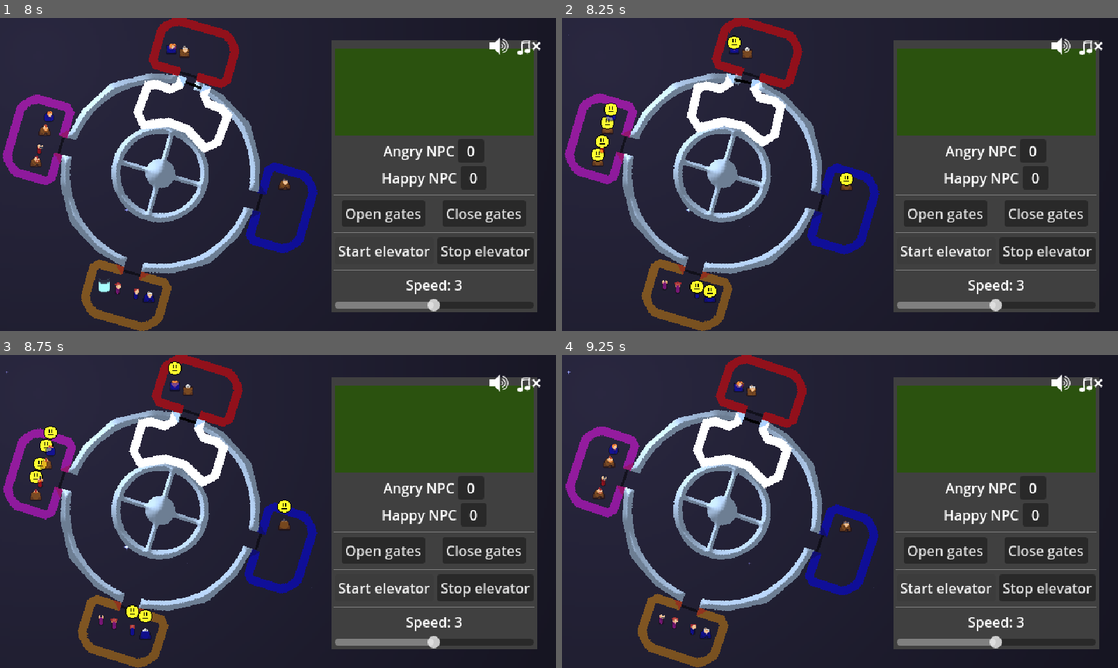
Above: before the commit, frames 1-4 (two rows, left to right).
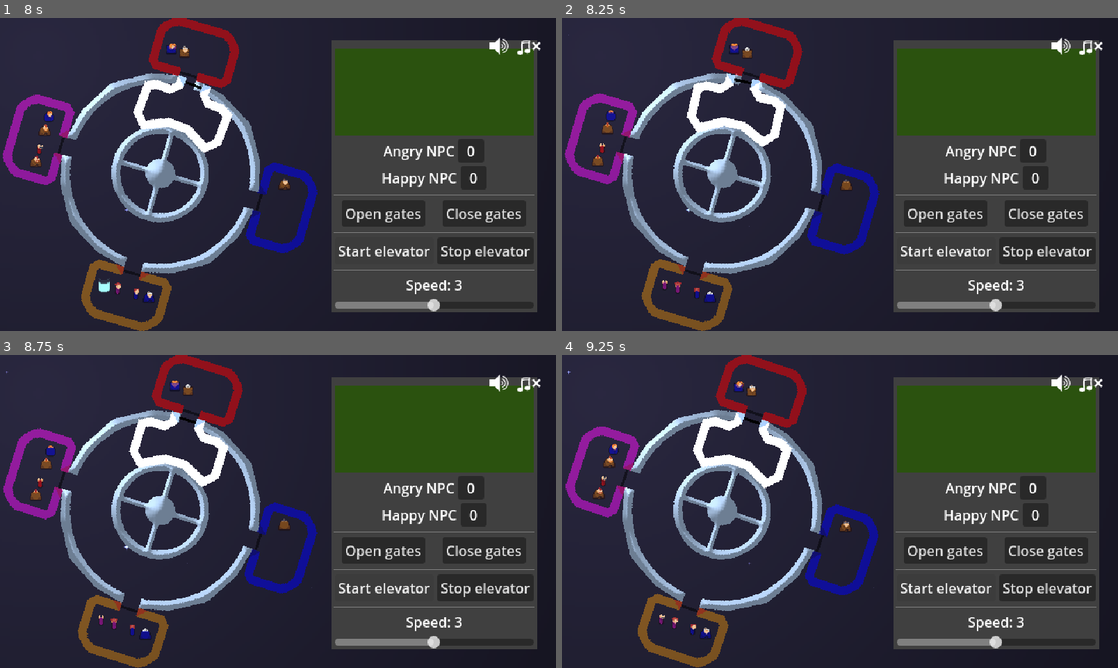
Above: after the commit, the same moments.

Repository: tehelka-gamedev/gmtk-2025
Game: Godot game, scene res://main.tscn
Two runs of this game, one before a commit and one after it. Both use one fixed random seed, a clock stepped at 60 frames per second and the inputs below. The engine's default icon, where the game draws it, is replaced by a stand-in: a white triangle on a blue panel in a dark square. Sound files missing from this copy of the repository are replaced by a short silence.
Inputs:
- Up to frame 1 (8 s): click "Start elevator" at 0.5 s; click "Start elevator" at 1.25 s; tap Enter (open_door) at 2, 2.85, 4.35, 5.85, 7.35 s; hold Right (ui_right) 2.03-2.78 s; tap Space (elevator_toggle_movement) every 1.5 s from 2.1 to 6.6 s; hold Down (ui_down) 2.78-3.53 s; hold Right (ui_right) 3.53-4.28 s; hold Up (ui_up) 4.28-5.03 s; hold Left (ui_left) 5.03-6.53 s; hold Down (ui_down) 6.53-7.28 s; hold Right (ui_right) from 7.28 s (still down)
- Up to frame 2 (8.25 s): release Right (ui_right) at 8.03 s; hold Up (ui_up) from 8.03 s (still down); tap Space (elevator_toggle_movement) at 8.1 s
- Up to frame 3 (8.75 s): keep holding Up (ui_up)
- Up to frame 4 (9.25 s): release Up (ui_up) at 8.78 s; hold Right (ui_right) from 8.78 s (still down); tap Enter (open_door) at 8.85 s

Frame 1 is identical in both runs. In frame 2, 0.7% of the frame differs, in the area x 5-53%, y 5-90%; in frame 3, 0.7%; in frame 4, nothing differs.

Commit message:
use new design moods

Diff:
--- a/godot/objects/mood_gauge.gd
+++ b/godot/objects/mood_gauge.gd
@@ -3,35 +3,25 @@
 
 enum MoodState
 {
-    ANGRY,  # >:(
-    GRUMPY, # :(
-    BORED,  # :|
-    CALM,   # :)
-    HAPPY,  # :D
+    ANGRY,          # >:(
+    IMPATIENT,      # :|
+    HAPPY,          # :D
 }
 
 static func mood_to_state(mood: float) -> MoodState:
-    if mood <= 10:
+    if mood <= 15:
         return MoodState.ANGRY
-    elif mood <= 30:
-        return MoodState.GRUMPY
     elif mood <= 50:
-        return MoodState.BORED
-    elif mood <= 90:
-        return MoodState.CALM
+        return MoodState.IMPATIENT
     else:
         return MoodState.HAPPY
 
 static func state_to_mood(state: MoodState) -> float:
     match state:
         MoodState.ANGRY:
-            return 10.0
-        MoodState.GRUMPY:
-            return 30.0
-        MoodState.BORED:
+            return 15.0
+        MoodState.IMPATIENT:
             return 50.0
-        MoodState.CALM:
-            return 90.0
         MoodState.HAPPY:
             return 100.0
         _:
@@ -51,7 +41,7 @@
 @export var min_value: int = 0
 @export var max_value: int = 100
 
-var _mood_state: MoodState = MoodState.CALM
+var _mood_state: MoodState = MoodState.HAPPY
 var _tick_counter = 0
 
 
--- a/godot/objects/npc/npc.gd
+++ b/godot/objects/npc/npc.gd
@@ -29,13 +29,14 @@
     animation_player.play("spawn")
     if mood_gauge == null:
         return
-    mood_gauge.set_mood_state(MoodGauge.MoodState.CALM, false)
+    mood_gauge.set_mood_state(MoodGauge.MoodState.HAPPY, false)
     mood_gauge.mood_state_changed.connect(_on_mood_state_changed)
 
 
 func _on_mood_state_changed(_old_mood_state: MoodGauge.MoodState, new_mood_state: MoodGauge.MoodState) -> void:
     var emoji: EmojiMood = emoji_scene.instantiate()
     emoji_position.add_child(emoji)
+    emoji.z_index = 1000
 
     var briefly: bool = new_mood_state != MoodGauge.MoodState.ANGRY
     emoji.set_mood(new_mood_state, briefly)
--- a/godot/sprites/npc_moods/emoji_mood.gd
+++ b/godot/sprites/npc_moods/emoji_mood.gd
@@ -1,33 +1,30 @@
 extends Node2D
 class_name EmojiMood
 
-@export var emoji_angry: CompressedTexture2D = null
-@export var emoji_grumpy: CompressedTexture2D = null
-@export var emoji_bored: CompressedTexture2D = null
-@export var emoji_calm: CompressedTexture2D = null
-@export var emoji_happy: CompressedTexture2D = null
+const anim_default: String = "default"
+const anim_angry: String = "angry"
+const anim_impatient: String = "impatient"
+
+@export_category("Gameplay variables")
+@export var timeout_delay: int = 5
 
 @export_category("Editor variables")
-@export var sprite: Sprite2D = null
-@export var animation_player: AnimationPlayer = null
+@export var animated_sprite: AnimatedSprite2D = null
 
-# if briefly, play the animation to fade out and queue_free
+# if briefly, queue_free after X seconds
 # if briefly is false, the caller is responbile of the life time of this object!!
 func set_mood(mood: MoodGauge.MoodState, briefly: bool = true) -> void:
-    match mood:
-        MoodGauge.MoodState.ANGRY:
-            sprite.texture = emoji_angry
-        MoodGauge.MoodState.GRUMPY:
-            sprite.texture = emoji_grumpy
-        MoodGauge.MoodState.BORED:
-            sprite.texture = emoji_bored
-        MoodGauge.MoodState.CALM:
-            sprite.texture = emoji_calm
-        MoodGauge.MoodState.HAPPY:
-            sprite.texture = emoji_happy
-        _:
-            push_error("Trying to set a mood but no emoji set with it!! Default to HAPPY :)")
-            sprite.texture = emoji_happy
+	match mood:
+		MoodGauge.MoodState.ANGRY:
+			animated_sprite.play(anim_angry)
+		MoodGauge.MoodState.IMPATIENT:
+			animated_sprite.play(anim_impatient)
 
-    if briefly:
-        animation_player.play("fade_out_moving_up")
+		_:
+			push_error("Trying to set a mood but no emoji set with it!! Default to nothing :)")
+			animated_sprite.play(anim_default)
+
+	if briefly:
+		get_tree().create_timer(timeout_delay).timeout.connect(func():
+			queue_free()
+		)
--- a/godot/sprites/npc_moods/emoji_mood.tscn
+++ b/godot/sprites/npc_moods/emoji_mood.tscn
@@ -1,86 +1,102 @@
-[gd_scene load_steps=10 format=3 uid="uid://dnyhuy5b8npld"]
+[gd_scene load_steps=15 format=3 uid="uid://dnyhuy5b8npld"]
 
 [ext_resource type="Script" uid="uid://bn4vft16w2bv4" path="res://sprites/npc_moods/emoji_mood.gd" id="1_78u7j"]
-[ext_resource type="Texture2D" uid="uid://btm71tluafut0" path="res://sprites/npc_moods/emoji_angry.png" id="2_nliiq"]
-[ext_resource type="Texture2D" uid="uid://w51yrucmmkuc" path="res://sprites/npc_moods/emoji_grumpy.png" id="3_i61a0"]
-[ext_resource type="Texture2D" uid="uid://dmhfaoj4e7ss6" path="res://sprites/npc_moods/emoji_bored.png" id="4_rmdyu"]
-[ext_resource type="Texture2D" uid="uid://dhk2xed3sjt14" path="res://sprites/npc_moods/emoji_calm.png" id="5_batmm"]
-[ext_resource type="Texture2D" uid="uid://xiurl5px7r1o" path="res://sprites/npc_moods/emoji_happy.png" id="6_f0snk"]
+[ext_resource type="Texture2D" uid="uid://ny06oul1pepi" path="res://sprites/npc_moods/angry-Sheet.png" id="2_kwhp1"]
+[ext_resource type="Texture2D" uid="uid://d31kqs5fnrlbu" path="res://sprites/npc_moods/impatient.png" id="3_t4bnj"]
 
-[sub_resource type="Animation" id="Animation_nliiq"]
-length = 0.001
-tracks/0/type = "bezier"
-tracks/0/imported = false
-tracks/0/enabled = true
-tracks/0/path = NodePath("Sprite2D:modulate:a")
-tracks/0/interp = 1
-tracks/0/loop_wrap = true
-tracks/0/keys = {
-"handle_modes": PackedInt32Array(0),
-"points": PackedFloat32Array(1, -0.25, 0, 0.25, 0),
-"times": PackedFloat32Array(0)
-}
+[sub_resource type="AtlasTexture" id="AtlasTexture_liifo"]
+atlas = ExtResource("2_kwhp1")
+region = Rect2(0, 0, 13, 13)
 
-[sub_resource type="Animation" id="Animation_78u7j"]
-resource_name = "fade_out_moving_up"
-tracks/0/type = "value"
-tracks/0/imported = false
-tracks/0/enabled = true
-tracks/0/path = NodePath("Sprite2D:position")
-tracks/0/interp = 1
-tracks/0/loop_wrap = true
-tracks/0/keys = {
-"times": PackedFloat32Array(0, 0.5, 1),
-"transitions": PackedFloat32Array(1, 1, 1),
-"update": 0,
-"values": [Vector2(0, 0), Vector2(0, 0), Vector2(0, -32)]
-}
-tracks/1/type = "bezier"
-tracks/1/imported = false
-tracks/1/enabled = true
-tracks/1/path = NodePath("Sprite2D:modulate:a")
-tracks/1/interp = 1
-tracks/1/loop_wrap = true
-tracks/1/keys = {
-"handle_modes": PackedInt32Array(0, 0),
-"points": PackedFloat32Array(1, -0.25, 0, 0.633333, 6.5, 0, -0.25, 0, 0.25, 0),
-"times": PackedFloat32Array(0.0333333, 1)
-}
-tracks/2/type = "method"
-tracks/2/imported = false
-tracks/2/enabled = true
-tracks/2/path = NodePath(".")
-tracks/2/interp = 1
-tracks/2/loop_wrap = true
-tracks/2/keys = {
-"times": PackedFloat32Array(1),
-"transitions": PackedFloat32Array(1),
-"values": [{
-"args": [],
-"method": &"queue_free"
+[sub_resource type="AtlasTexture" id="AtlasTexture_78u7j"]
+atlas = ExtResource("2_kwhp1")
+region = Rect2(13, 0, 13, 13)
+
+[sub_resource type="AtlasTexture" id="AtlasTexture_nliiq"]
+atlas = ExtResource("3_t4bnj")
+region = Rect2(0, 0, 13, 13)
+
+[sub_resource type="AtlasTexture" id="AtlasTexture_i61a0"]
+atlas = ExtResource("3_t4bnj")
+region = Rect2(13, 0, 13, 13)
+
+[sub_resource type="AtlasTexture" id="AtlasTexture_rmdyu"]
+atlas = ExtResource("3_t4bnj")
+region = Rect2(26, 0, 13, 13)
+
+[sub_resource type="AtlasTexture" id="AtlasTexture_batmm"]
+atlas = ExtResource("3_t4bnj")
+region = Rect2(39, 0, 13, 13)
+
+[sub_resource type="AtlasTexture" id="AtlasTexture_f0snk"]
+atlas = ExtResource("3_t4bnj")
+region = Rect2(52, 0, 13, 13)
+
+[sub_resource type="AtlasTexture" id="AtlasTexture_57wf0"]
+atlas = ExtResource("3_t4bnj")
+region = Rect2(65, 0, 13, 13)
+
+[sub_resource type="AtlasTexture" id="AtlasTexture_2tihk"]
+atlas = ExtResource("3_t4bnj")
+region = Rect2(78, 0, 13, 13)
+
+[sub_resource type="AtlasTexture" id="AtlasTexture_k4fjv"]
+atlas = ExtResource("3_t4bnj")
+region = Rect2(91, 0, 13, 13)
+
+[sub_resource type="SpriteFrames" id="SpriteFrames_whib4"]
+animations = [{
+"frames": [{
+"duration": 1.0,
+"texture": SubResource("AtlasTexture_liifo")
+}, {
+"duration": 1.0,
+"texture": SubResource("AtlasTexture_78u7j")
+}],
+"loop": true,
+"name": &"angry",
+"speed": 5.0
+}, {
+"frames": [],
+"loop": false,
+"name": &"default",
+"speed": 5.0
+}, {
+"frames": [{
+"duration": 1.0,
+"texture": SubResource("AtlasTexture_nliiq")
+}, {
+"duration": 1.0,
+"texture": SubResource("AtlasTexture_i61a0")
+}, {
+"duration": 1.0,
+"texture": SubResource("AtlasTexture_rmdyu")
+}, {
+"duration": 1.0,
+"texture": SubResource("AtlasTexture_batmm")
+}, {
+"duration": 1.0,
+"texture": SubResource("AtlasTexture_f0snk")
+}, {
+"duration": 1.0,
+"texture": SubResource("AtlasTexture_57wf0")
+}, {
+"duration": 1.0,
+"texture": SubResource("AtlasTexture_2tihk")
+}, {
+"duration": 1.0,
+"texture": SubResource("AtlasTexture_k4fjv")
+}],
+"loop": true,
+"name": &"impatient",
+"speed": 5.0
 }]
-}
 
-[sub_resource type="AnimationLibrary" id="AnimationLibrary_nliiq"]
-_data = {
-&"RESET": SubResource("Animation_nliiq"),
-&"fade_out_moving_up": SubResource("Animation_78u7j")
-}
+[node name="EmojiMood" type="Node2D" node_paths=PackedStringArray("animated_sprite")]
+script = ExtResource("1_78u7j")
+animated_sprite = NodePath("AnimatedSprite2D")
 
-[node name="EmojiMood" type="Node2D" node_paths=PackedStringArray("sprite", "animation_player")]
-script = ExtResource("1_78u7j")
-emoji_angry = ExtResource("2_nliiq")
-emoji_grumpy = ExtResource("3_i61a0")
-emoji_bored = ExtResource("4_rmdyu")
-emoji_calm = ExtResource("5_batmm")
-emoji_happy = ExtResource("6_f0snk")
-sprite = NodePath("Sprite2D")
-animation_player = NodePath("AnimationPlayer")
-
-[node name="Sprite2D" type="Sprite2D" parent="."]
-texture = ExtResource("6_f0snk")
-
-[node name="AnimationPlayer" type="AnimationPlayer" parent="."]
-libraries = {
-&"": SubResource("AnimationLibrary_nliiq")
-}
+[node name="AnimatedSprite2D" type="AnimatedSprite2D" parent="."]
+position = Vector2(0, -7)
+sprite_frames = SubResource("SpriteFrames_whib4")
+animation = &"angry"
Binary file added: godot/sprites/npc_moods/angry-Sheet.png
Not shown, added: godot/sprites/npc_moods/angry-Sheet.png.import
Binary file added: godot/sprites/npc_moods/impatient.png
Not shown, added: godot/sprites/npc_moods/impatient.png.import
